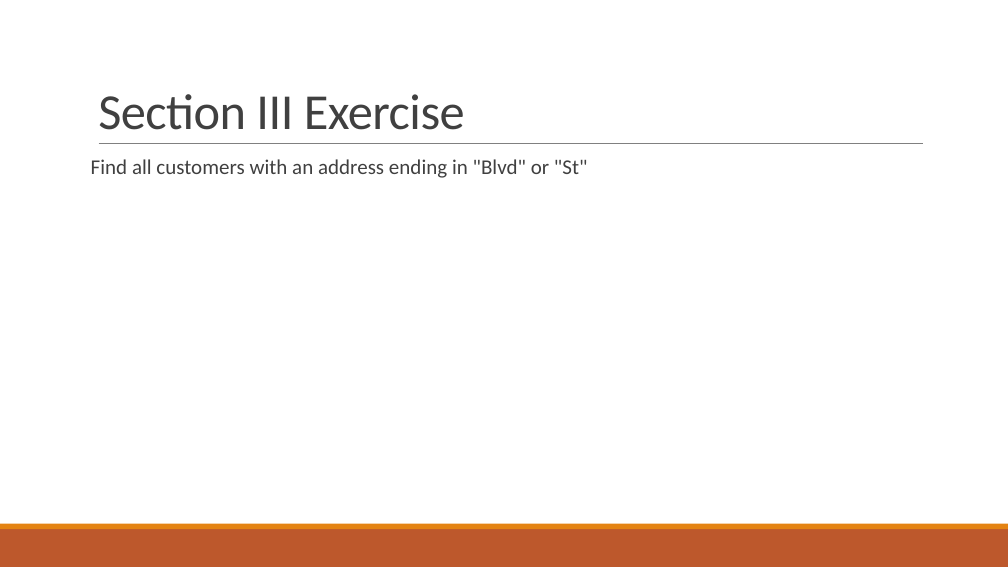
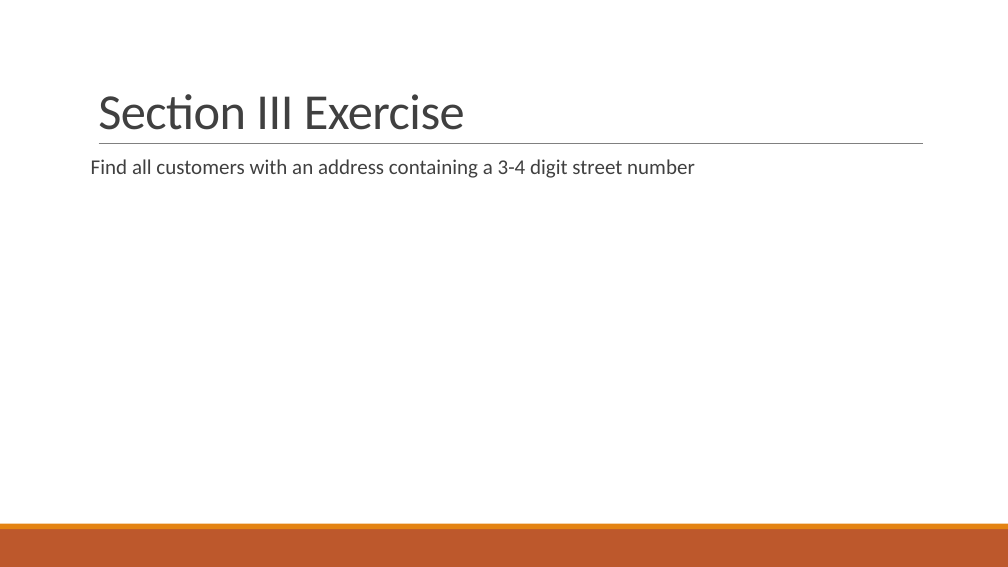
Before and after one commit to thomasnield/oreilly_intermediate_sql_for_data, a slide deck: slide 7 of oreilly_intermediate_sql_for_data_analysis.pptx. Drawn at 1008x567 pixels with LibreOffice and Linux fonts; fonts in the diff are those of the drawing. Boxes give left, top, right and bottom in pixels: in the first picture for what was removed or moved away, otherwise in the second. Text is boxed around its words. In the diff, an @@ line names an element or a change of style, - is before the commit and + after.

Commit message:
update exercise

```diff
--- a/oreilly_intermediate_sql_for_data_analysis.pptx
+++ b/oreilly_intermediate_sql_for_data_analysis.pptx
@@ text at (91, 159, 695, 178): text changed @@
-Find all customers with an address ending in "Blvd" or "St"
+Find all customers with an address containing a 3-4 digit street number
```
Also in this commit, not shown: 2 other files.
